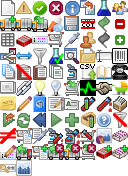
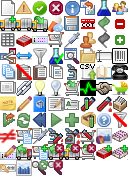
Before/after of a (128, 176) layered artwork. What changed in the layer stack:
painted on "16x16.png" over [0, 128, 63, 175]
